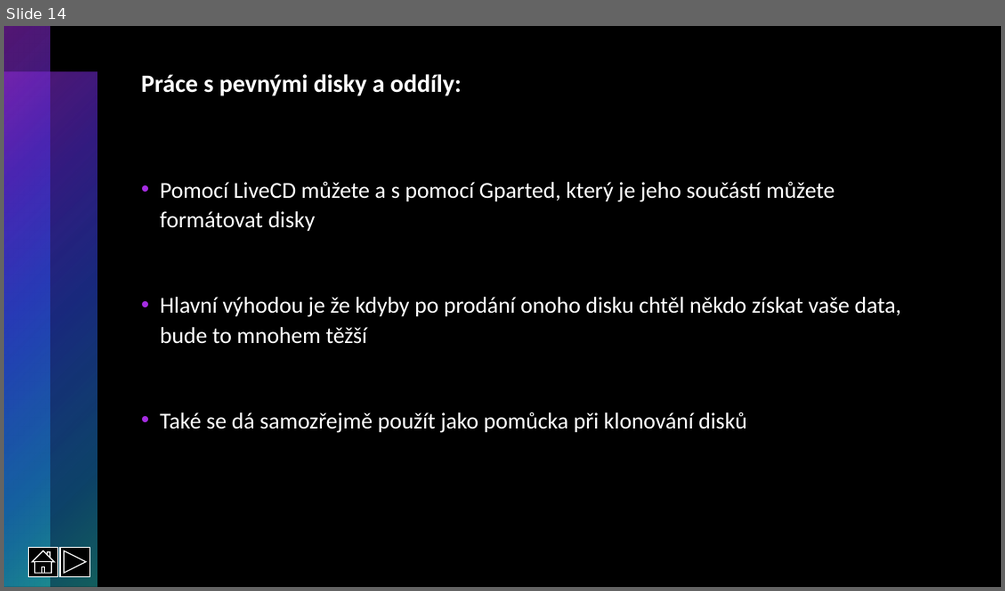
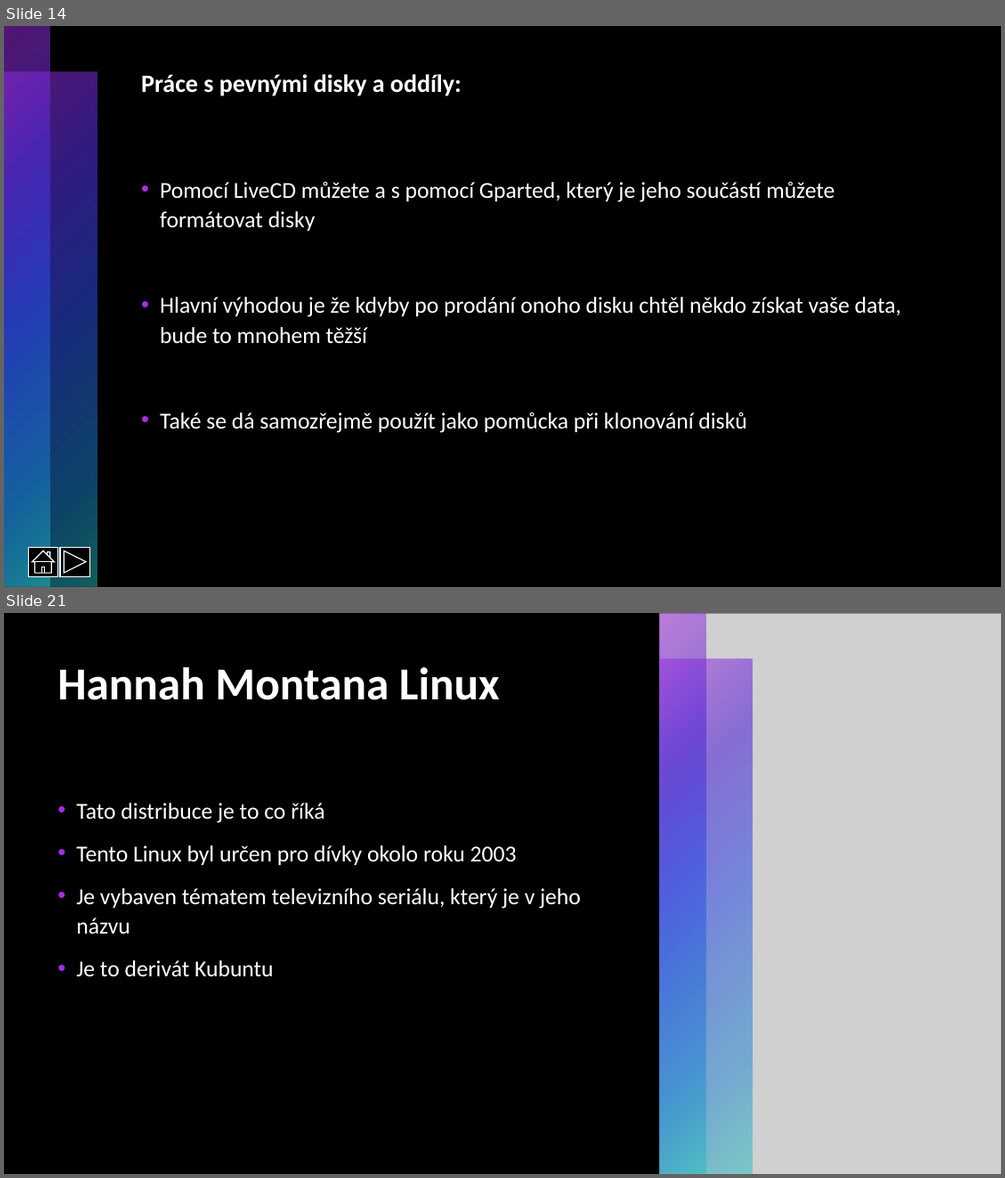
Before and after one commit to RadRoz12/Linux, a slide deck: Linux.pptx. Shown one above the other, each under a label of ours: slide 14 before the commit, slides 14 and 21 after it; the slides between them are not shown. The pictures are 1005x591 and 1005x1178 pixels, drawn with LibreOffice and Linux fonts; fonts in the diff are those of the drawing; grey boxes stand for pictures. Boxes give left, top, right and bottom in pixels: in the first picture for what was removed or moved away, otherwise in the second. Text is boxed around its words. In the diff, an @@ line names an element or a change of style, - is before the commit and + after.

```diff
--- a/Linux.pptx
+++ b/Linux.pptx
@@ slide 21 added at (4,613,1001,1174), background #000000; not listed: 2 template elements that a slide beside it also shows @@
@@ rectangle added at (4,613,1001,1174), fill #000000 @@
@@ picture added at (660,613,1001,1174) @@
@@ rectangle added at (660,613,706,1174), fill gradient #A62DE3 to #562DD5 to #2D4CE3 to #1B86D1 to #25BEBE @@
@@ rectangle added at (660,659,752,1174), fill gradient #A62DE3 to #562DD5 to #2D4CE3 to #1B86D1 to #25BEBE @@
@@ title added at (57,667,500,700), 44 pt, text #FFFFFF, bold @@
+Hannah Montana Linux
@@ text added at (76,803,581,977), 22 pt, text #FFFFFF @@
+• Tato distribuce je to co říká
+• Tento Linux byl určen pro dívky okolo roku 2003
+• Je vybaven tématem televizního seriálu, který je v jeho názvu
+• Je to derivát Kubuntu
```
Also in this commit, not shown: 8 other slides added, 1 slide removed.
